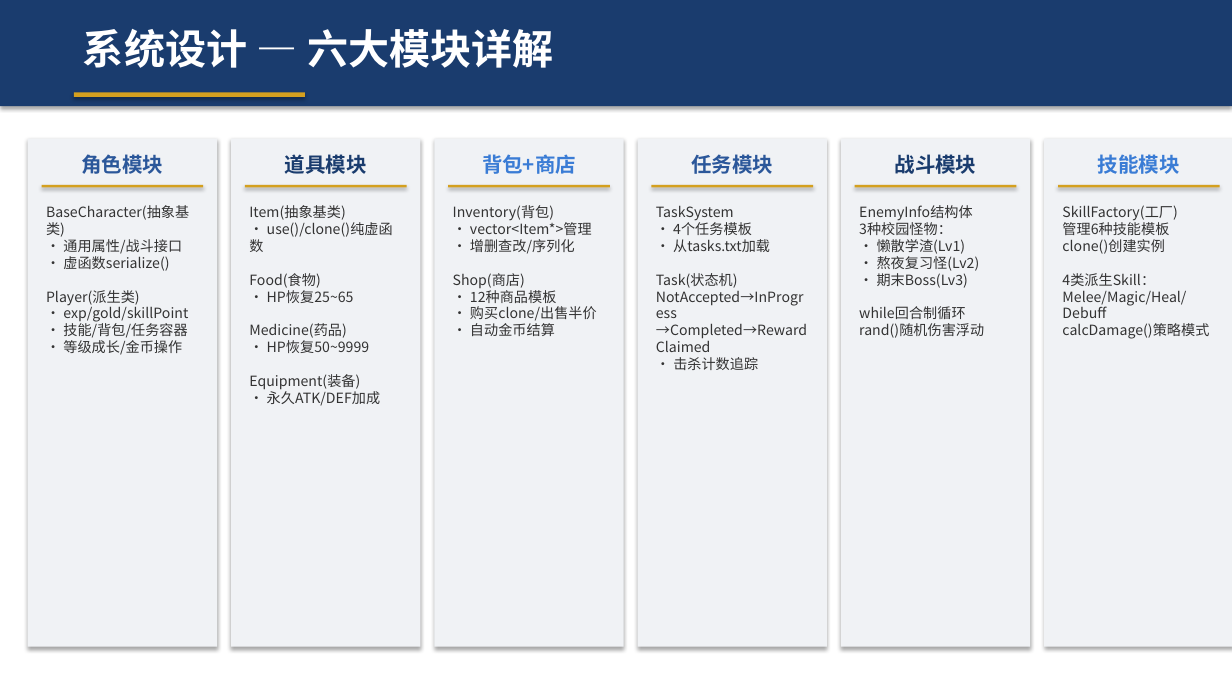
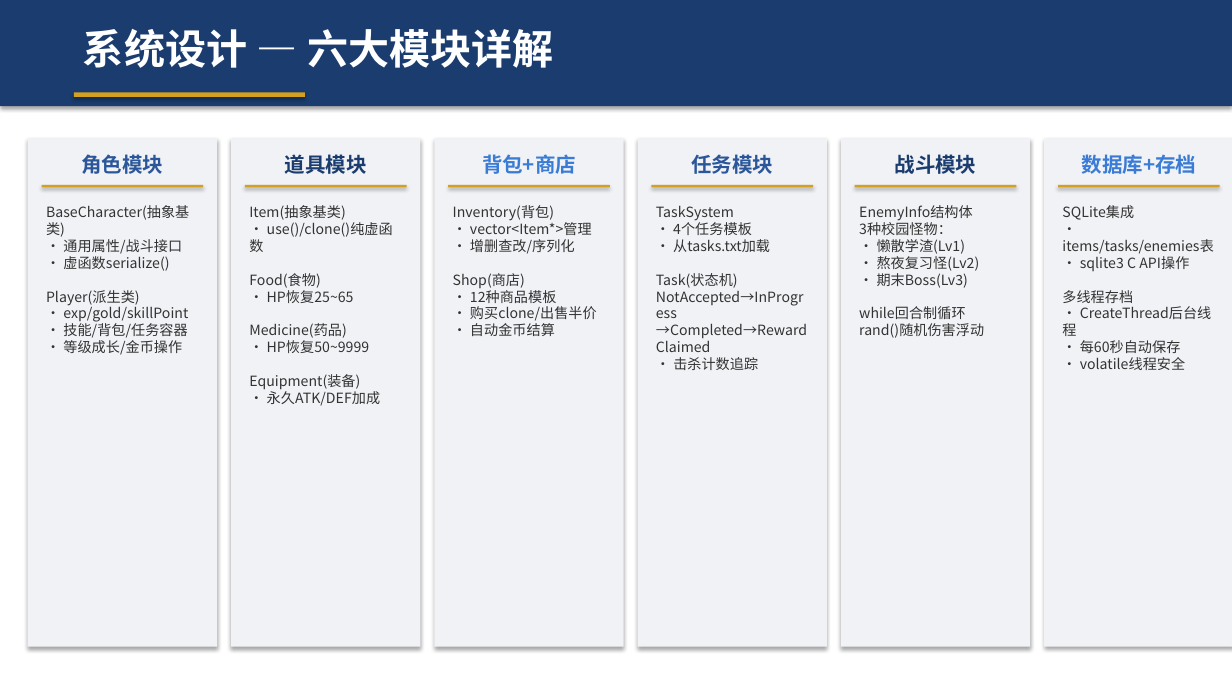
Before and after one commit to wechi123/-, a slide deck: slide 10 of build/校园RPG冒险游戏_汇报.pptx. Drawn at 1232x693 pixels with LibreOffice and Linux fonts; fonts in the diff are those of the drawing. Boxes give left, top, right and bottom in pixels: in the first picture for what was removed or moved away, otherwise in the second. Text is boxed around its words. In the diff, an @@ line names an element or a change of style, - is before the commit and + after.

```diff
--- a/build/校园RPG冒险游戏_汇报.pptx
+++ b/build/校园RPG冒险游戏_汇报.pptx
@@ text at [1082,154,1196,174]: text changed @@
-技能模块
+数据库+存档
@@ text at [1062,205,1213,370]: text changed @@
-SkillFactory(工厂)
-管理6种技能模板
-clone()创建实例
-4类派生Skill：
-Melee/Magic/Heal/Debuff
-calcDamage()策略模式
+SQLite集成
+• items/tasks/enemies表
+• sqlite3 C API操作
+多线程存档
+• CreateThread后台线程
+• 每60秒自动保存
+• volatile线程安全
```
Also in this commit, not shown: 10 other slides changed, 5 slides added, 7 slides removed, 24 other files.
